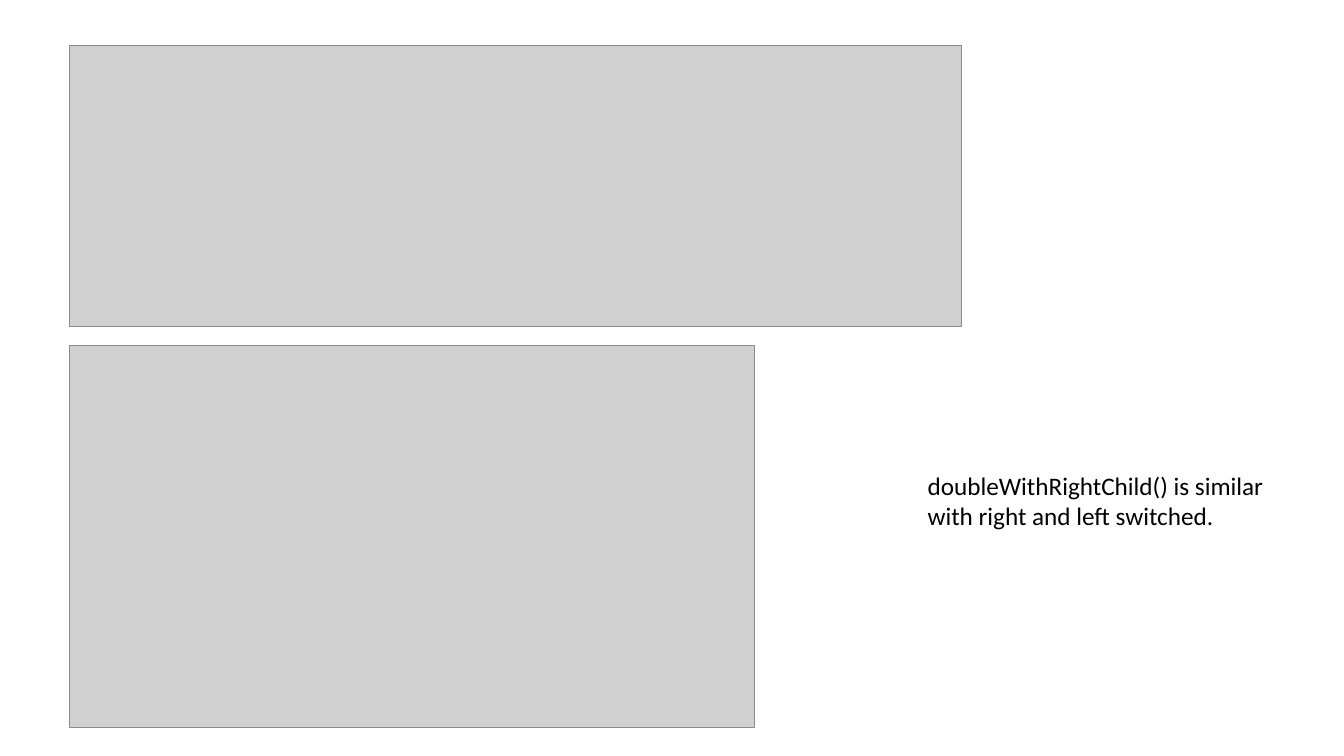
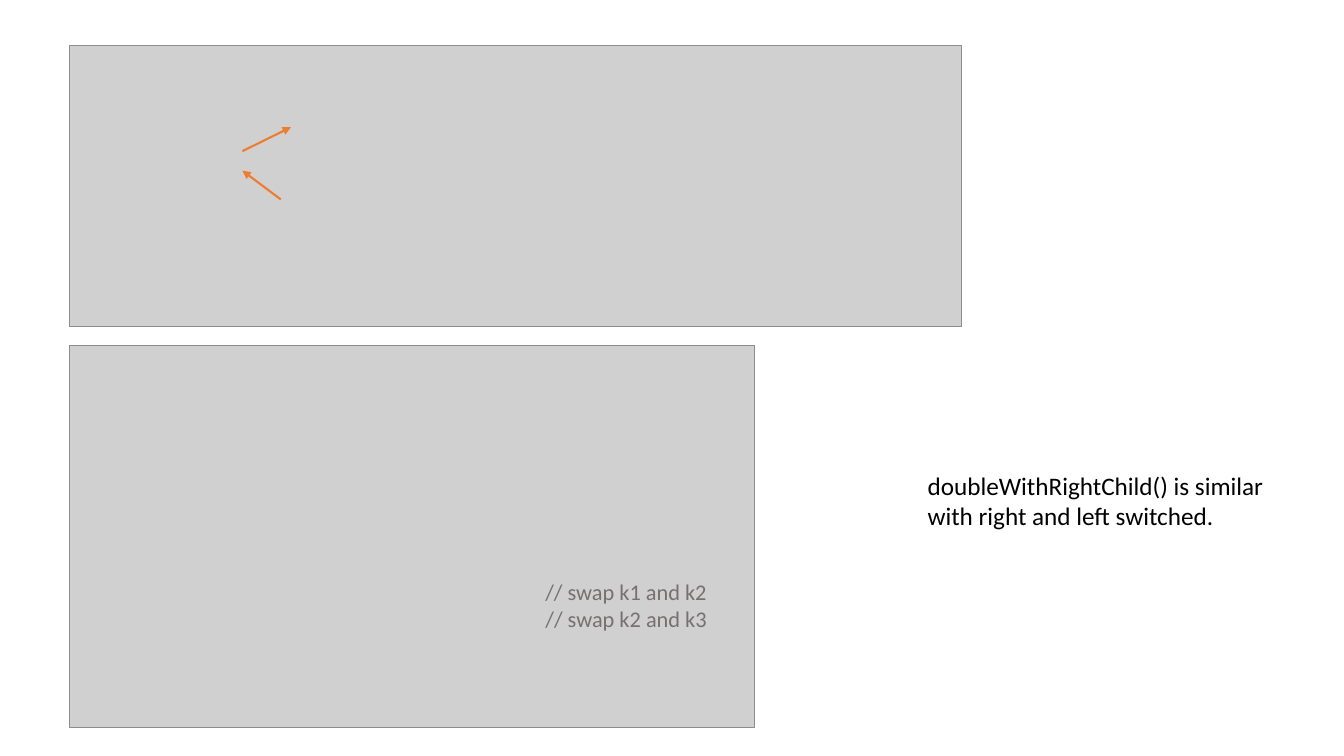
Before and after one commit to mhahsler/CS2341, a slide deck: slide 10 of Chapter4_Trees/slides/AVL_trees.pptx. Drawn at 1344x756 pixels with LibreOffice and Linux fonts; fonts in the diff are those of the drawing; grey boxes stand for pictures. Boxes give left, top, right and bottom in pixels: in the first picture for what was removed or moved away, otherwise in the second. Text is boxed around its words. In the diff, an @@ line names an element or a change of style, - is before the commit and + after.

```diff
--- a/Chapter4_Trees/slides/AVL_trees.pptx
+++ b/Chapter4_Trees/slides/AVL_trees.pptx
@@ arrow added from (242, 151) to (291, 127), #ED7D31 1.5 pt @@
@@ arrow added from (281, 200) to (242, 170), #ED7D31 1.5 pt @@
@@ text added at <box>568,584,706,604</box>, 16 pt, text #767171 @@
+// swap k1 and k2
@@ text added at <box>568,611,706,631</box>, 16 pt, text #767171 @@
+// swap k2 and k3
```
Also in this commit, not shown: 7 other slides changed, 1 other file.
